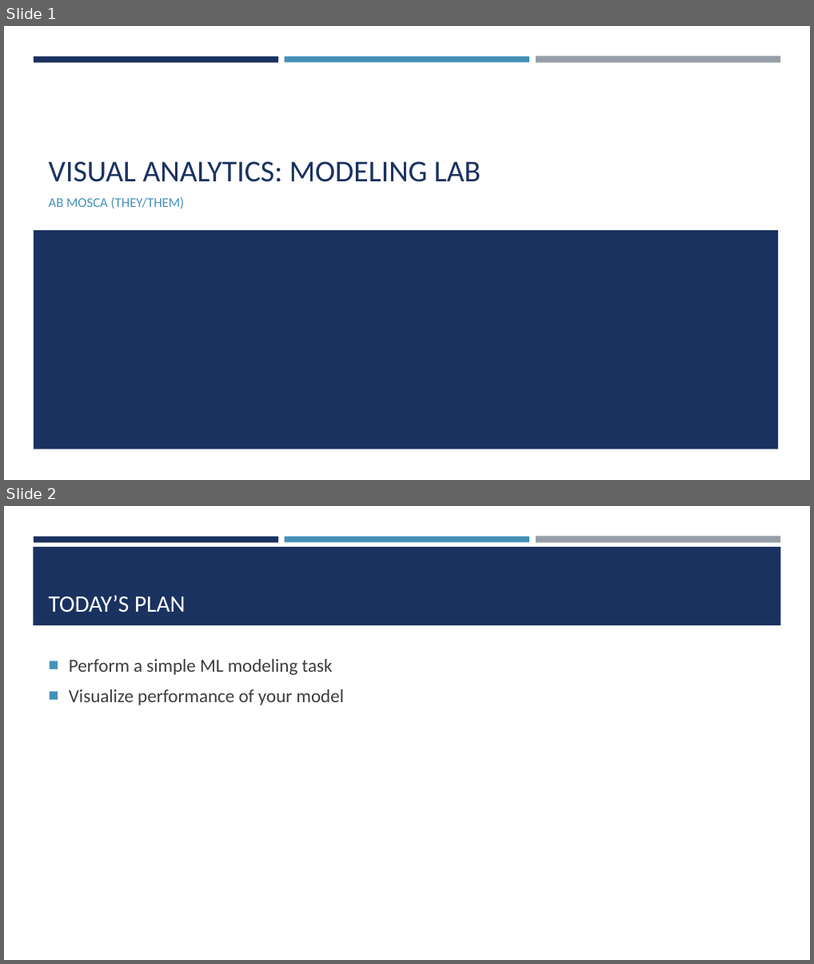
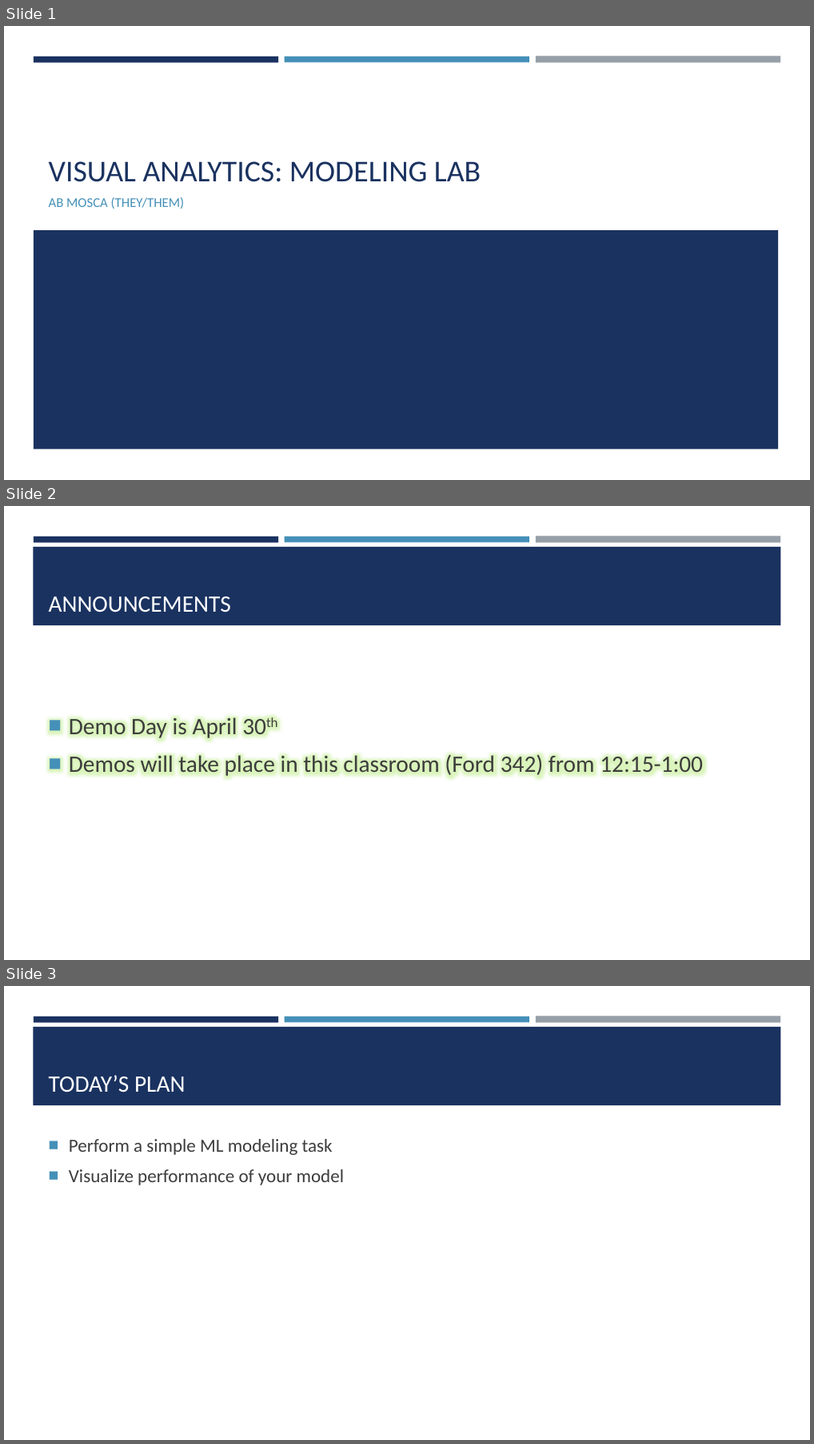
Before and after one commit to amosca01/SDS-CSC235, a slide deck: slides/16-modeling-lab.pptx. Shown one above the other, each under a label of ours: slides 1 and 2 before the commit, slides 1, 2 and 3 after it. The pictures are 814x964 and 814x1444 pixels, drawn with LibreOffice and Linux fonts; fonts in the diff are those of the drawing. Boxes give left, top, right and bottom in pixels: in the first picture for what was removed or moved away, otherwise in the second. Text is boxed around its words. In the diff, an @@ line names an element or a change of style, - is before the commit and + after.

```diff
--- a/slides/16-modeling-lab.pptx
+++ b/slides/16-modeling-lab.pptx
@@ slide 2 added at (4,506,810,960), background #FFFFFF; not listed: 4 template elements that a slide beside it also shows @@
@@ title added at (49,596,231,612), 28 pt, text #FFFFFF @@
+ANNOUNCEMENTS
@@ text added at (69,714,703,778), 28 pt, text #3D3D3D @@
+■ Demo Day is April 30th
+■ Demos will take place in this classroom (Ford 342) from 12:15-1:00
@@ what was slide 2 is now slide 3 @@
```
Also in this commit, not shown: 3 other files.
